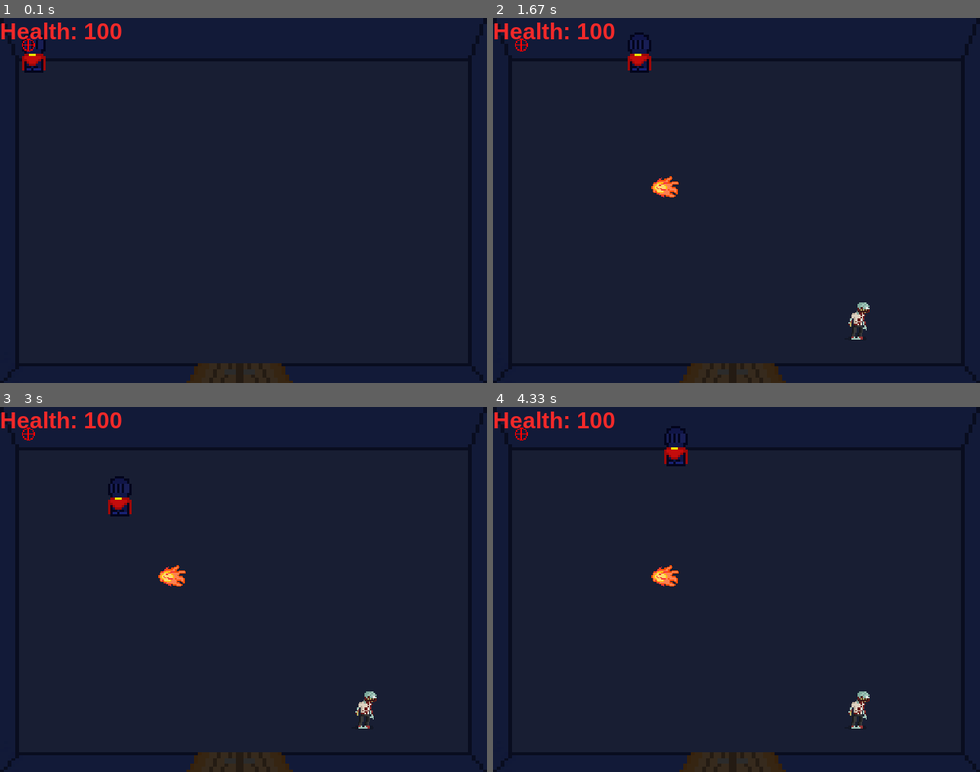
Above: before the commit, frames 1-4 (two rows, left to right).
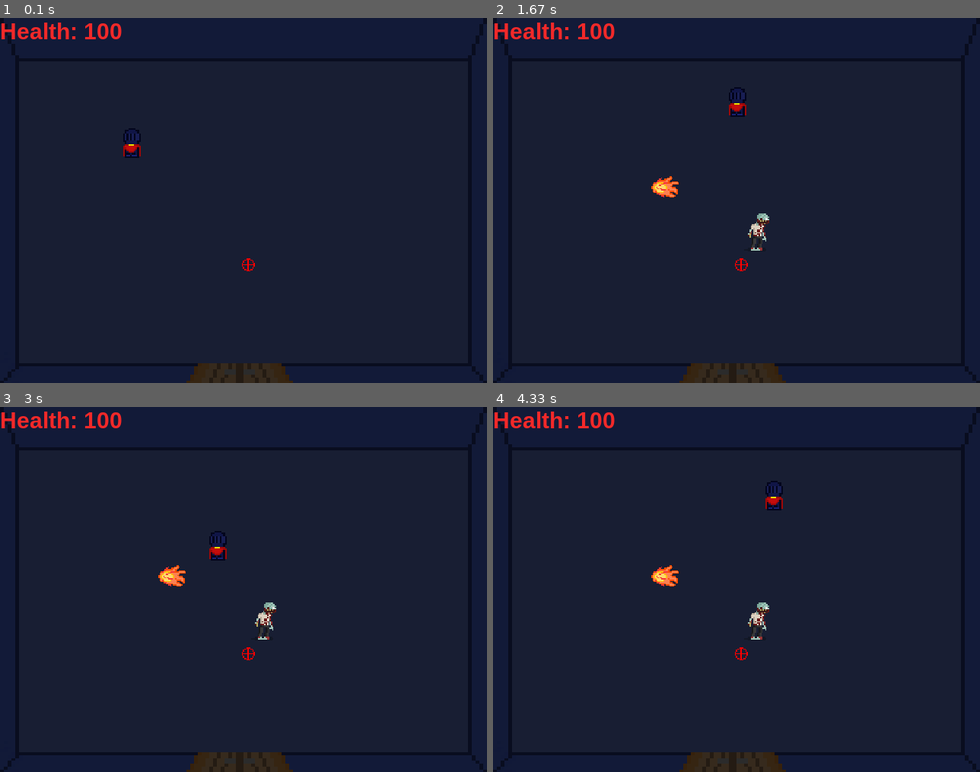
Above: after the commit, the same moments.

Repository: Victor00000000000000/Projeto_Semestral_Introducao_Informatica
Game: pygame game, started from Second_version_With_Classes_Copy_Before_New_Module.py
Same seed, same stepped clock (60 frames per second), same inputs: the game is played once before the commit and once after it.
Inputs (mouse positions are in pixels of both pictures, inside the frame that each line leads up to):
- Up to frame 1 (0.1 s): no input
- Up to frame 2 (1.67 s): hold D 0.33-0.8 s; move the mouse to (717, 215) at 0.37 s; hold W 0.83-1.13 s; press the mouse at (790, 233) at 1.2 s; move the mouse to (824, 156) at 1.3 s; release the mouse at (858, 80) at 1.43 s; hold D from 1.5 s (still down)
- Up to frame 3 (3 s): release D at 1.97 s; hold A 2-2.53 s; hold S 2.57-2.87 s; hold A from 2.9 s (still down)
- Up to frame 4 (4.33 s): release A at 3.3 s; hold W 3.33-3.7 s; hold D from 3.73 s (still down)

The runs differ from the first frame. In frame 1, 0.6% of the frame differs, in the area x 4-53%, y 3-70%; in frame 2, 1.1%; in frame 3, 1.1%, in the area x 4-78%, y 5-89%; in frame 4, 1.1%.

Commit message:
Poucas mudanças

Diff:
--- a/ClassesModule.py
+++ b/ClassesModule.py
@@ -12,26 +12,28 @@
     def __init__(self, *groups):
         super().__init__(*groups)
         self.image = pygame.image.load(r"C:\Users\home\Desktop\Victor\UFSC\Projeto_Semestral_Introducao_Informatica\Data\Imagens\aim.png")
-        self.rect = pygame.Rect(11, 11, 0, 0)
+        self.rect = pygame.Rect(300, 300, 1, 1)
         self.image = pygame.transform.scale(self.image, (50, 50))
 
     def update(self, *args):
         for event in pygame.event.get():
             if event.type == MOUSEMOTION:
-                print("Mouse Moving")
+##              print("Mouse Moving")
                 mouse_coordenates = pygame.mouse.get_pos()
-                self.rect.x = mouse_coordenates[0]
-                self.rect.y = mouse_coordenates[1]
+##                self.rect.x = mouse_coordenates[0]
+##                self.rect.y = mouse_coordenates[1]
+                if event.rel[0] > 0:
+                    self.rect.x = mouse_coordenates[0]
 
 class Zombie(pygame.sprite.Sprite):
     def __init__(self, *groups):
         super().__init__(*groups)
         self.image = pygame.image.load(r"C:\Users\home\Desktop\Victor\UFSC\Projeto_Semestral_Introducao_Informatica\Data\Imagens\zombiePixel.png")
-        self.rect = pygame.Rect(100, 100, 50, 50)
+        self.rect = pygame.Rect(100, 100, 25, 40)
         self.image = pygame.transform.scale(self.image, (50,50))
 
-        self.rect.x = r.randint(40, 600)
-        self.rect.y = r.randint(40, 440)
+        self.rect.x = r.randint(100, 400)
+        self.rect.y = r.randint(40, 300)
 
         self.health = 10
 
@@ -48,9 +50,9 @@
     def __init__(self, *groups):
         super().__init__(*groups)
         self.image = pygame.image.load(r"C:\Users\home\Desktop\Victor\UFSC\Projeto_Semestral_Introducao_Informatica\Data\Imagens\knight.png")
-        self.rect = pygame.Rect(0, 0, 100, 100)
-        self.image = pygame.transform.scale(self.image, (100,100))
-
+        self.rect = pygame.Rect(300, 300, 20, 40)
+        self.image = pygame.transform.scale(self.image, (75,75))
+        self.rect.center = (self.rect.x/2, self.rect.y/2)
         self.health = 100
 
     def update(self, *arg):
--- a/Second_version_With_Classes_Copy_Before_New_Module.py
+++ b/Second_version_With_Classes_Copy_Before_New_Module.py
@@ -86,7 +86,7 @@
         if collision_knight_zombies:
             knight.health -= 5
 
-        collision_zombies_bullet = pygame.sprite.groupcollide(zombieGroup, bulletGroup, False, True)
+        collision_zombies_bullet = pygame.sprite.groupcollide(zombieGroup, bulletGroup, True, False)
         if collision_zombies_bullet:
             newZombie.health -= 5
 
@@ -95,7 +95,7 @@
 
 
         #End game Cases:
-
+        aim.update()
         drawGroup.draw(tela)
         if knight.health <= 0: #TELA DE GAME OVER
             tela.blit(texto_formatado_game_over, (200, 200))
--- /dev/null
+++ b/VectorsPygame.py
@@ -0,0 +1,23 @@
+import pygame
+from pygame.locals import *
+from sys import *
+from pygame.math import *
+
+pygame.init()
+
+screen_dimentions = Vector2(700, 700)
+screen_center = screen_dimentions // 2
+
+
+tela = pygame.display.set_mode(screen_dimentions)
+
+while True:
+    for event in pygame.event.get():
+        if event.type == QUIT:
+            pygame.quit()
+            exit()
+
+    pygame.draw.line(tela, "red", (0, screen_center.y), (screen_dimentions.x, screen_center.y))
+    pygame.draw.line(tela, "red", (screen_center.x, 0), (screen_center.x, screen_dimentions.y))
+
+    pygame.display.update()
